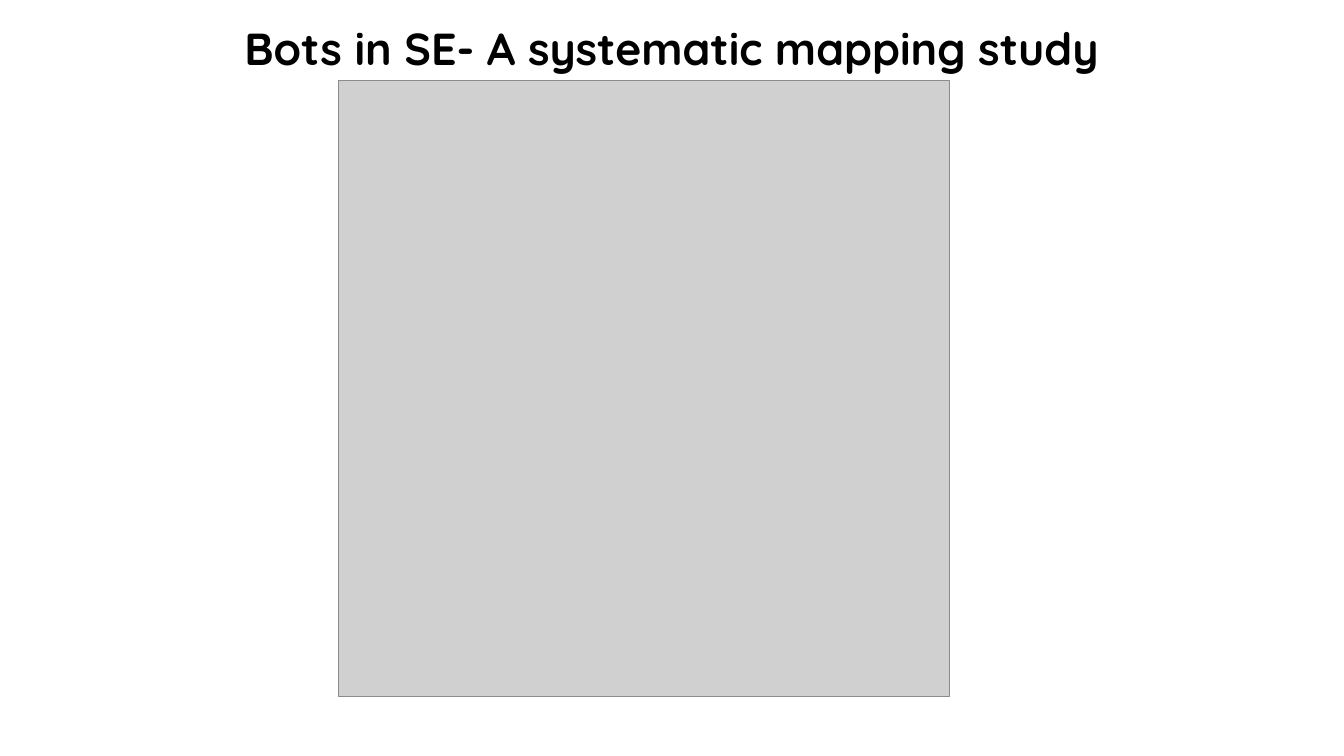
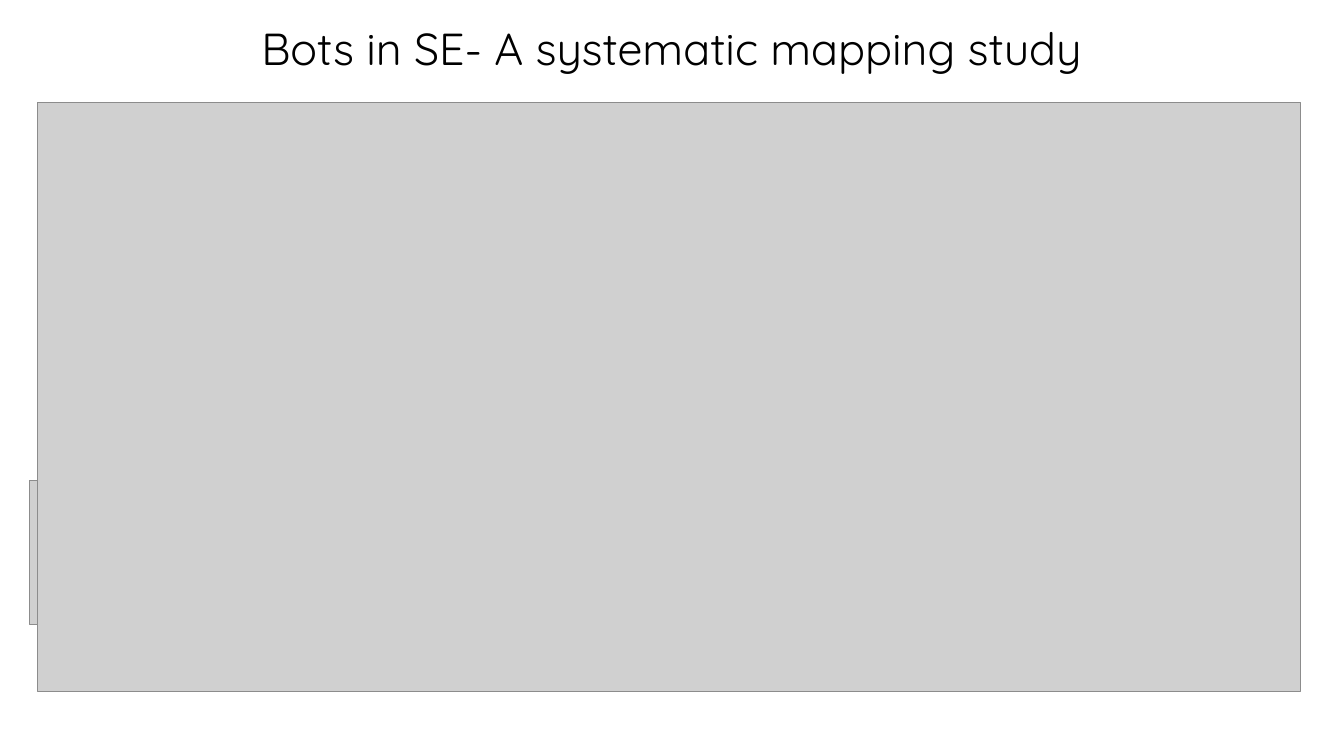
Before and after one commit to chmodsss/interviews-study, a slide deck: slide 6 of interview-artifacts.pptx (slide 3 before the commit). Drawn at 1344x756 pixels with LibreOffice and Linux fonts; fonts in the diff are those of the drawing; grey boxes stand for pictures; background and template pictures are left out. Boxes give left, top, right and bottom in pixels: in the first picture for what was removed or moved away, otherwise in the second. Text is boxed around its words. In the diff, an @@ line names an element or a change of style, - is before the commit and + after.

Commit message:
slides added

```diff
--- a/interview-artifacts.pptx
+++ b/interview-artifacts.pptx
@@ title "Bots in SE- A systematic ..." at <box>261,32,1082,74</box>: bold off @@
@@ picture removed at <box>339,81,949,696</box> @@
@@ picture added at <box>37,102,1301,690</box> @@
@@ picture added at <box>37,474,617,632</box> @@
@@ picture added at <box>29,481,37,624</box> @@
```
Also in this commit, not shown: 1 other slide changed, 5 slides added, 4 slides removed, 1 other file.
